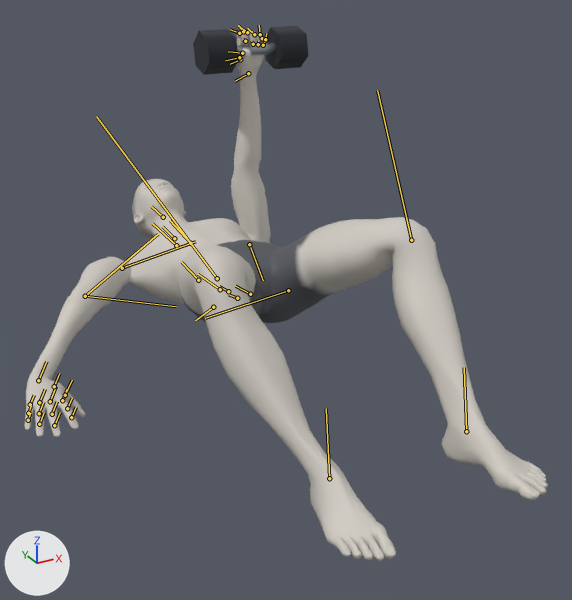
An edit to the glTF model exports/single-arm-dumbbell-floor-press.glb, drawn before and after from the same camera.
The view is the same before and after, from a 50 mm lens placed at (-0.861, -1.754, 1.013), pointed at (0.004, -0.18, 0.226). Arrows for +X, +Y and +Z are at lower left; the lights stay in place. The older version comes first. Both versions are drawn at frame 0 of the action 'single-arm-dumbbell-floor-press_left'; the numbers are the values there. The bones that change, and the others that lie on the model, are drawn over the model as lines.
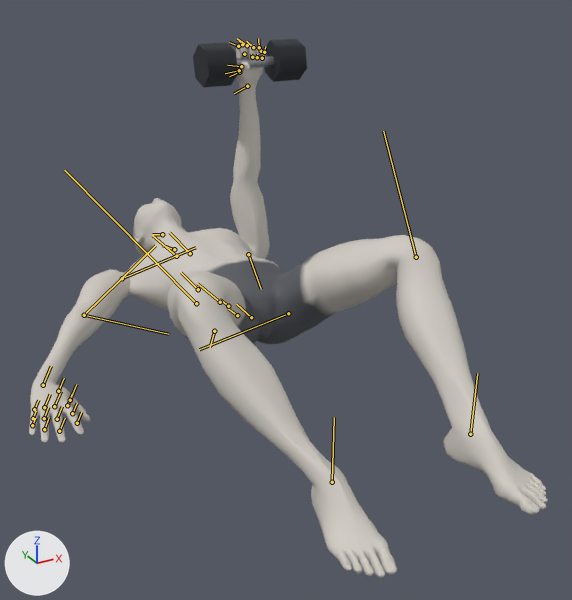
ob_dbr_left is not drawn itself; it is the parent of ob_mesh_1, ob_mesh_2, ob_mesh_3.

Location of each change, (x1, y1, x2, y2) in pixels of the pictures (572 x 600 px):
```json
{"object": "Mesh_0", "change": "posed", "before": [25, 30, 548, 562], "after": [29, 43, 548, 578]}
{"object": "Mesh_2", "change": "posed", "before": [193, 29, 239, 75], "after": [193, 43, 238, 88]}
{"object": "Mesh_3", "change": "posed", "before": [265, 26, 308, 69], "after": [264, 39, 307, 82]}
{"object": "Mesh_1", "change": "posed", "before": [237, 43, 275, 55], "after": [236, 56, 274, 68]}
{"bone": "pelvis", "before": "(250, 294) to (235, 286)", "after": "(251, 317) to (236, 304)"}
{"bone": "spine_02", "before": "(228, 291) to (219, 286)", "after": "(228, 306) to (219, 299)"}
{"bone": "spine_03", "before": "(220, 289) to (198, 274)", "after": "(220, 302) to (197, 283)"}
{"bone": "spine_04", "before": "(198, 280) to (181, 262)", "after": "(198, 289) to (181, 272)"}
{"bone": "upperarm_l", "before": "(249, 244) to (263, 280)", "after": "(248, 254) to (261, 289)"}
{"bone": "upperarm_r", "before": "(122, 268) to (195, 241)", "after": "(122, 278) to (195, 247)"}
{"bone": "lowerarm_r", "before": "(85, 296) to (176, 306)", "after": "(84, 315) to (168, 334)"}
{"bone": "hand_r", "before": "(38, 380) to (46, 361)", "after": "(43, 385) to (51, 366)"}
{"bone": "neck_01", "before": "(174, 238) to (162, 226)", "after": "(174, 249) to (163, 245)"}
{"bone": "head", "before": "(163, 217) to (151, 206)", "after": "(162, 234) to (152, 234)"}
{"bone": "thigh_l", "before": "(288, 290) to (205, 318)", "after": "(288, 313) to (199, 349)"}
{"bone": "calf_l", "before": "(411, 240) to (377, 90)", "after": "(416, 257) to (383, 131)"}
{"bone": "foot_l", "before": "(466, 431) to (464, 367)", "after": "(470, 434) to (477, 373)"}
{"bone": "thigh_r", "before": "(213, 307) to (195, 320)", "after": "(214, 331) to (210, 347)"}
{"bone": "calf_r", "before": "(217, 278) to (96, 116)", "after": "(196, 303) to (64, 170)"}
{"bone": "foot_r", "before": "(329, 478) to (326, 408)", "after": "(332, 482) to (334, 417)"}
```

Scene script edits in JSON lines:
```json
{"block": "bone_pelvis", "where": "bone_pelvis = bpy.data.objects['Body'].pose.bones['pelvis']  # child of 'Root'"}
{"op": "set", "path": "bone_pelvis.location", "old": "(-0.011, -0.806, 0.0)", "new": "(-0.01, -0.874, 0.0)"}
{"op": "set", "path": "bone_pelvis.rotation_quaternion", "old": "(0.666, 0.0, 0.0, 0.746)", "new": "(0.717, 0.0, 0.0, 0.697)", "note": "degrees (0, 0, 96) -> degrees (0, 0, 88)"}
{"block": "bone_spine_02", "where": "bone_spine_02 = bpy.data.objects['Body'].pose.bones['spine_02']  # child of 'spine_01'"}
{"op": "set", "path": "bone_spine_02.rotation_quaternion", "old": "(0.999, 0.0, 0.0, -0.037)", "new": "(1.0, 0.0, 0.0, -0.01)", "note": "degrees (0, 0, -4) -> degrees (0, 0, -1)"}
{"block": "bone_spine_03", "where": "bone_spine_03 = bpy.data.objects['Body'].pose.bones['spine_03']  # child of 'spine_02'"}
{"op": "set", "path": "bone_spine_03.rotation_quaternion", "old": "(0.999, 0.0, 0.0, -0.037)", "new": "(1.0, 0.0, 0.0, -0.01)", "note": "degrees (0, 0, -4) -> degrees (0, 0, -1)"}
{"block": "bone_spine_04", "where": "bone_spine_04 = bpy.data.objects['Body'].pose.bones['spine_04']  # child of 'spine_03'"}
{"op": "set", "path": "bone_spine_04.rotation_quaternion", "old": "(0.997, 0.0, 0.0, -0.072)", "new": "(0.999, 0.0, 0.0, -0.034)", "note": "degrees (0, 0, -8) -> degrees (0, 0, -4)"}
{"block": "bone_upperarm_l", "where": "bone_upperarm_l = bpy.data.objects['Body'].pose.bones['upperarm_l']  # child of 'clavicle_l'"}
{"op": "set", "path": "bone_upperarm_l.rotation_quaternion", "old": "(0.662, 0.044, -0.537, 0.521)", "new": "(0.67, 0.044, -0.543, 0.505)", "note": "degrees (-50, -49, 101) -> degrees (-50, -50, 99)"}
{"block": "bone_upperarm_r", "where": "bone_upperarm_r = bpy.data.objects['Body'].pose.bones['upperarm_r']  # child of 'clavicle_r'"}
{"op": "set", "path": "bone_upperarm_r.rotation_quaternion", "old": "(0.1, -0.098, 0.747, -0.65)", "new": "(0.092, -0.045, 0.737, -0.669)", "note": "degrees (-98, 1, -164) -> degrees (-95, 4, -169)"}
{"block": "bone_lowerarm_r", "where": "bone_lowerarm_r = bpy.data.objects['Body'].pose.bones['lowerarm_r']  # child of 'upperarm_r'"}
{"op": "set", "path": "bone_lowerarm_r.rotation_quaternion", "old": "(-0.973, -0.026, -0.052, 0.223)", "new": "(-0.947, 0.048, 0.078, 0.308)", "note": "degrees (2, 6, -26) -> degrees (-3, -10, -36)"}
{"block": "bone_hand_r", "where": "bone_hand_r = bpy.data.objects['Body'].pose.bones['hand_r']  # child of 'lowerarm_r'"}
{"op": "set", "path": "bone_hand_r.rotation_quaternion", "old": "(0.655, 0.147, -0.495, 0.552)", "new": "(0.666, 0.258, -0.426, 0.555)", "note": "degrees (-37, -54, 100) -> degrees (-14, -59, 88)"}
{"block": "bone_neck_01", "where": "bone_neck_01 = bpy.data.objects['Body'].pose.bones['neck_01']  # child of 'spine_04'"}
{"op": "set", "path": "bone_neck_01.rotation_quaternion", "old": "(1.0, 0.0, 0.0, 0.005)", "new": "(0.993, 0.0, 0.0, 0.119)", "note": "degrees (0, 0, 1) -> degrees (0, 0, 14)"}
{"block": "bone_head", "where": "bone_head = bpy.data.objects['Body'].pose.bones['head']  # child of 'neck_01'"}
{"op": "set", "path": "bone_head.rotation_quaternion", "old": "(1.0, 0.0, 0.0, 0.007)", "new": "(0.999, 0.0, 0.0, 0.051)", "note": "degrees (0, 0, 1) -> degrees (0, 0, 6)"}
{"block": "bone_thigh_l", "where": "bone_thigh_l = bpy.data.objects['Body'].pose.bones['thigh_l']  # child of 'pelvis'"}
{"op": "set", "path": "bone_thigh_l.rotation_quaternion", "old": "(0.966, 0.086, 0.122, 0.211)", "new": "(0.916, 0.084, 0.221, 0.325)", "note": "degrees (13, 12, 26) -> degrees (19, 21, 42)"}
{"block": "bone_calf_l", "where": "bone_calf_l = bpy.data.objects['Body'].pose.bones['calf_l']  # child of 'thigh_l'"}
{"op": "set", "path": "bone_calf_l.rotation_quaternion", "old": "(0.791, -0.031, 0.077, -0.606)", "new": "(0.799, -0.014, 0.064, -0.598)", "note": "degrees (-8, 5, -75) -> degrees (-6, 5, -74)"}
{"block": "bone_foot_l", "where": "bone_foot_l = bpy.data.objects['Body'].pose.bones['foot_l']  # child of 'calf_l'"}
{"op": "set", "path": "bone_foot_l.rotation_quaternion", "old": "(0.925, 0.215, -0.076, -0.303)", "new": "(0.855, 0.29, -0.086, -0.422)", "note": "degrees (26, -1, -36) -> degrees (35, 6, -51)"}
{"block": "bone_thigh_r", "where": "bone_thigh_r = bpy.data.objects['Body'].pose.bones['thigh_r']  # child of 'pelvis'"}
{"op": "set", "path": "bone_thigh_r.rotation_quaternion", "old": "(0.966, -0.086, -0.122, 0.211)", "new": "(0.916, -0.084, -0.221, 0.325)", "note": "degrees (-13, -12, 26) -> degrees (-19, -21, 42)"}
{"block": "bone_calf_r", "where": "bone_calf_r = bpy.data.objects['Body'].pose.bones['calf_r']  # child of 'thigh_r'"}
{"op": "set", "path": "bone_calf_r.rotation_quaternion", "old": "(0.791, 0.031, -0.077, -0.606)", "new": "(0.799, 0.014, -0.064, -0.598)", "note": "degrees (8, -5, -75) -> degrees (6, -5, -74)"}
{"block": "bone_foot_r", "where": "bone_foot_r = bpy.data.objects['Body'].pose.bones['foot_r']  # child of 'calf_r'"}
{"op": "set", "path": "bone_foot_r.rotation_quaternion", "old": "(0.925, -0.215, 0.076, -0.303)", "new": "(0.855, -0.29, 0.086, -0.422)", "note": "degrees (-26, 1, -36) -> degrees (-35, -6, -51)"}
```
